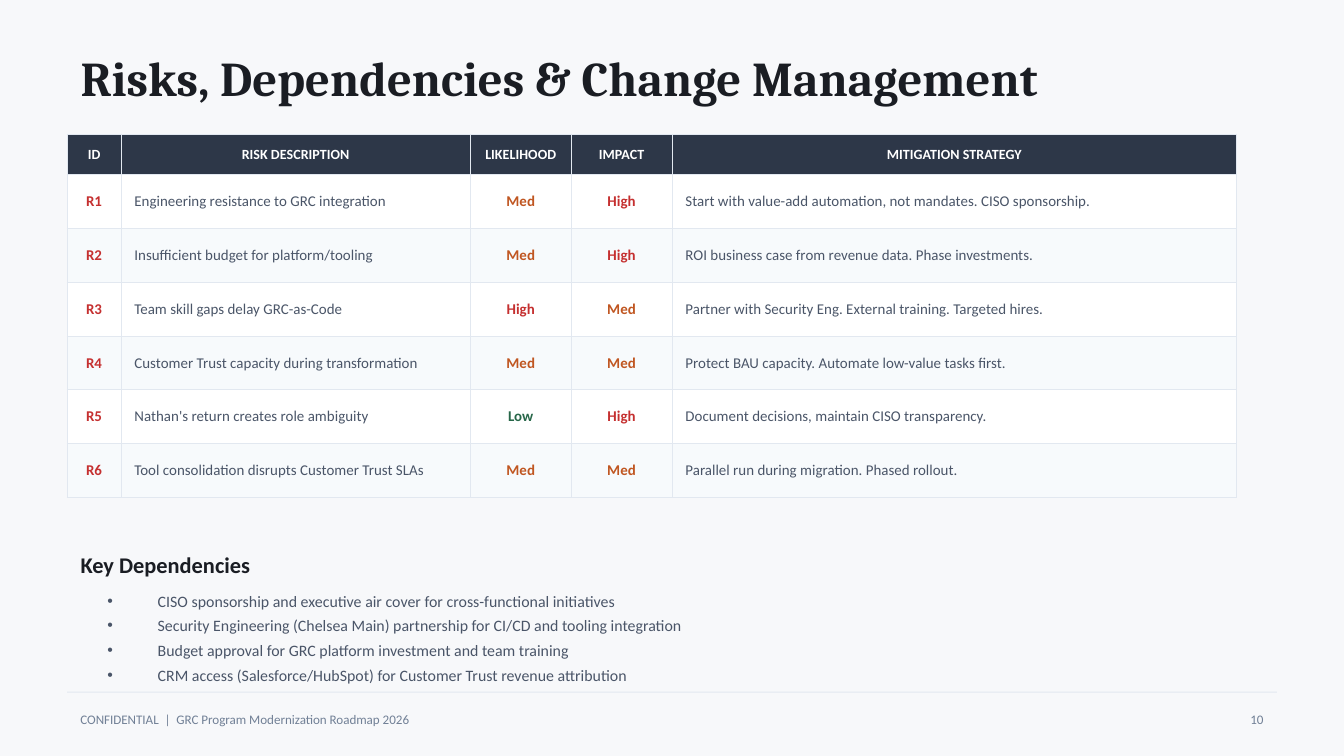
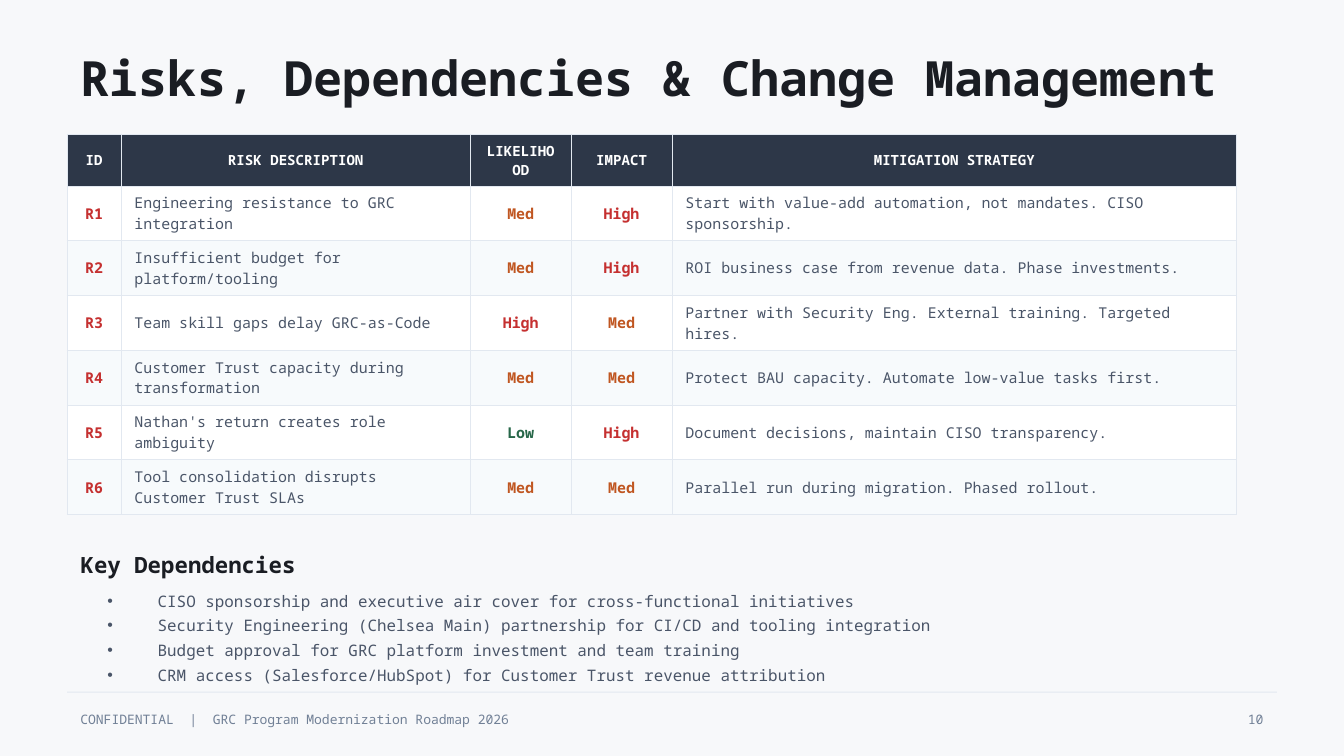
Before and after one commit to grcwarlock/blog, a slide deck: slide 10 of GRC_Roadmap_2026.pptx. Drawn at 1344x756 pixels with LibreOffice and Linux fonts; fonts in the diff are those of the drawing. Boxes give left, top, right and bottom in pixels: in the first picture for what was removed or moved away, otherwise in the second. Text is boxed around its words. In the diff, an @@ line names an element or a change of style, - is before the commit and + after.

```diff
--- a/GRC_Roadmap_2026.pptx
+++ b/GRC_Roadmap_2026.pptx
@@ text "Risks, Dependencies & Change Management" at <box>81,58,1216,108</box>: font Cambria to Noto Sans Mono @@
@@ table at <box>67,134,1236,507</box> @@
@@ font Calibri to Noto Sans Mono @@
@@ font Calibri to Noto Sans Mono in 4 elements at <box>80,714,509,727</box>, <box>1248,714,1264,724</box>, <box>81,555,295,578</box>, <box>158,595,930,685</box> @@
```
Also in this commit, not shown: 12 other slides changed, 1 other file.
